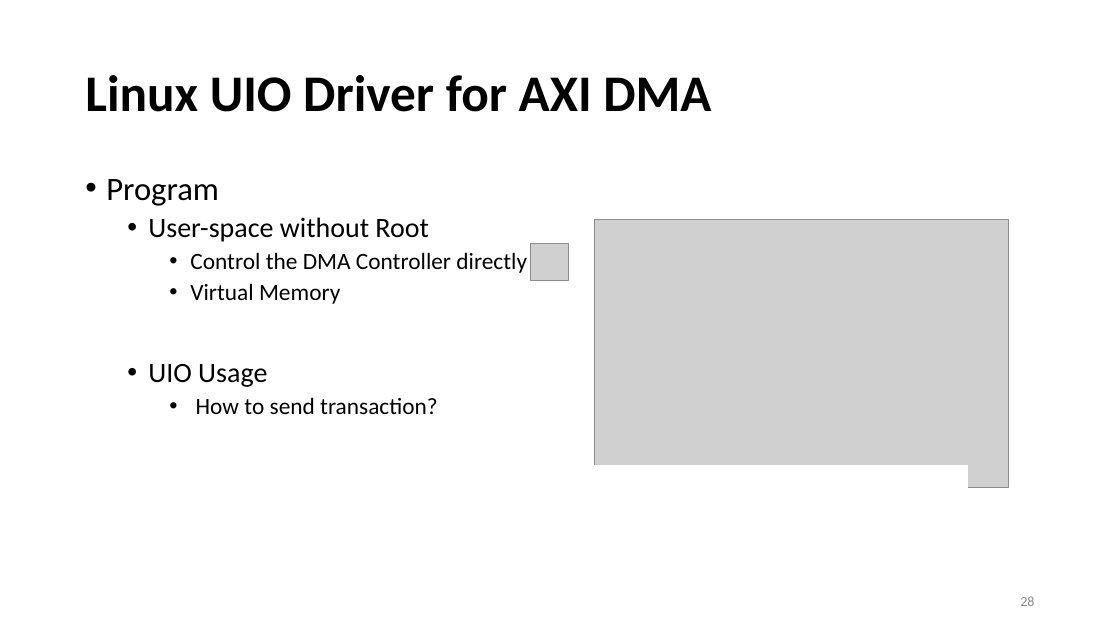
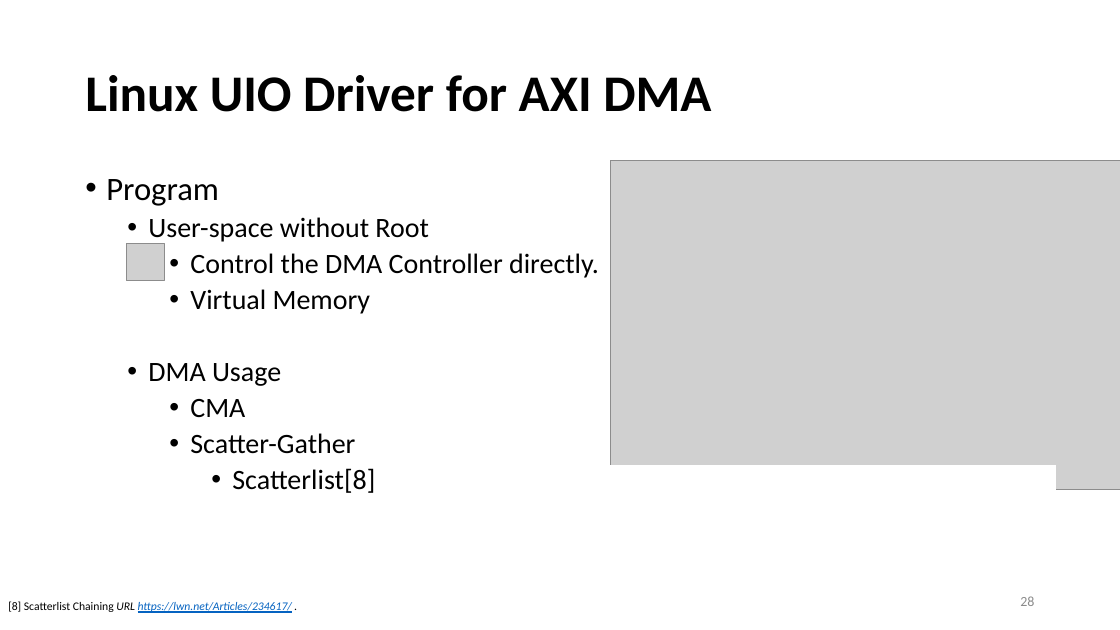
Before and after one commit to yllibliu/presentation, a slide deck: slide 28 of UIO.pptx. Drawn at 1120x630 pixels with LibreOffice and Linux fonts; fonts in the diff are those of the drawing; grey boxes stand for pictures. Boxes give left, top, right and bottom in pixels: in the first picture for what was removed or moved away, otherwise in the second. Text is boxed around its words. In the diff, an @@ line names an element or a change of style, - is before the commit and + after.

```diff
--- a/UIO.pptx
+++ b/UIO.pptx
@@ picture: place and size @@
-picture at (594, 219, 1008, 487)
+picture at (611, 160, 1120, 490)
@@ picture: place and size @@
-picture at (531, 243, 569, 281)
+picture at (126, 243, 164, 281)
@@ text at (190, 253, 599, 278): text changed; size 20 to 24 pt @@
-    • Control the DMA Controller directly
+    • Control the DMA Controller directly.
@@ text at (190, 289, 371, 314): size 20 to 24 pt in "Virtual Memory" @@
@@ text at (148, 363, 375, 493): text changed; size 20 to 24 pt @@
-  • UIO Usage
-    • How to send transaction?
+  • DMA Usage
+    • CMA
+    • Scatter-Gather
+      • Scatterlist[8]
@@ rectangle: place and size @@
-rectangle at (594, 465, 968, 487)
+rectangle at (594, 465, 1055, 517)
@@ text added at (8, 601, 292, 613), 10 pt, text #0563C1, italic, underline @@
+[8] Scatterlist Chaining URL https://lwn.net/Articles/234617/ .
```
Also in this commit, not shown: 33 other slides changed, 3 slides added, 3 slides removed, 1 other file.
